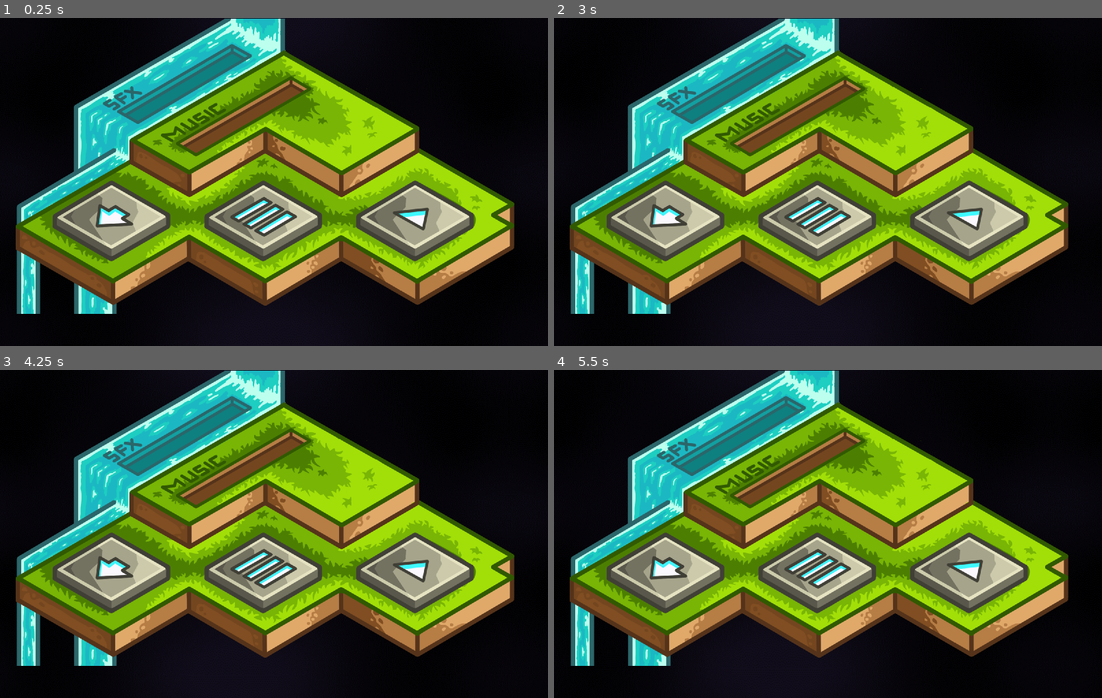
Above: before the commit, frames 1-4 (two rows, left to right).
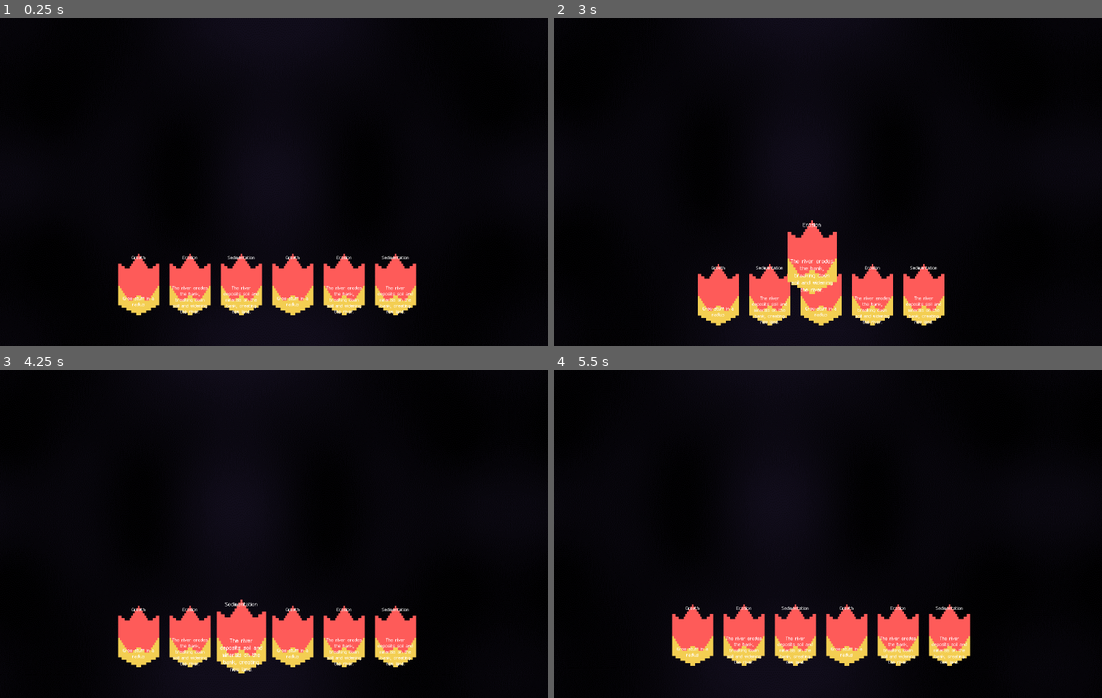
Above: after the commit, the same moments.

Repository: team-fow/riviver
Game: Godot game, scene res://scenes/game/game.tscn
Two runs of this game, one before a commit and one after it. Both use one fixed random seed, a clock stepped at 60 frames per second and the inputs below.
Inputs (mouse positions are in pixels of both pictures, inside the frame that each line leads up to):
- Up to frame 1 (0.25 s): no input
- Up to frame 2 (3 s): click (970, 221) at 0.52 s; click (970, 221) at 1.27 s; click (663, 221) at 2.02 s; tap Enter at 2.75 s; drag from (745, 283) to (882, 109) at 2.77 s
- Up to frame 3 (4.25 s): drag from (241, 635) to (246, 599) at 3.52 s
- Up to frame 4 (5.5 s): move the mouse to (849, 635) at 4.27 s; hold D (move_right) 4.28-5 s; hold Alt (sprint) 4.28-5 s; click (849, 635) at 4.55 s; tap Space at 5 s; drag from (800, 599) to (663, 484) at 5.02 s

The runs differ from the first frame. In frame 1, 55% of the frame differs, in the area x 2-94%, y 0-91%; in frame 2, 56%, in the area x 2-94%, y 0-94%; in frame 3, 55%; in frame 4, 55%.

Commit message:
Erosion Cards (Bugged)

Diff:
--- /dev/null
+++ b/resources/card_info/river_card_info/erosion.tres
@@ -0,0 +1,12 @@
+[gd_resource type="Resource" script_class="RiverCardInfo" load_steps=2 format=3 uid="uid://x7mdprb6j0hq"]
+
+[ext_resource type="Script" path="res://resources/card_info/river_card_info/river_card_info.gd" id="1_mivg8"]
+
+[resource]
+script = ExtResource("1_mivg8")
+targets_water = false
+radius = 2.0
+name = "Erosion"
+material = 0
+material_cost = 0
+text = "The river erodes the bank, breaking down soil and widening the river."
--- /dev/null
+++ b/resources/card_info/river_card_info/river_card_info.gd
@@ -0,0 +1,44 @@
+class_name RiverCardInfo
+extends "res://resources/card_info/card_info.gd"
+
+
+@export var targets_water: bool ## Whether the card targets a water tile (and thus is sedimentation) or not (and thus is erosion)
+@export var radius: float
+
+var water_tiles: Array[Tile.Type] = [Tile.Type.RIVER, Tile.Type.SHALLOW_WATER, Tile.Type.DEEP_WATER]
+var not_erodible: Array[Tile.Type] = [Tile.Type.RIVER, Tile.Type.SHALLOW_WATER, Tile.Type.DEEP_WATER, Tile.Type.YGGDRASIL, Tile.Type.YGGDRASIL_SAPLING, Tile.Type.LIBRARY]
+
+
+# Plays the card, converting the targetted tile into a tile of the result type
+func play(target: Tile):
+	var erodibletiles = erodible_tiles()
+	if not targets_water:
+		target.radiate_effect(func (t): t._set_type(Tile.Type.RIVERBED), radius**2, erodibletiles)
+	else:
+		target.radiate_effect(func (t): t._set_type(Tile.Type.DIRT), radius**2, water_tiles)
+
+
+# Generates an array of all the types of tile that can be eroded
+func erodible_tiles():
+	var all_tiles = Tile.Type.values()
+	for tiletype in not_erodible:
+		all_tiles.erase(tiletype)
+	return all_tiles
+
+
+# Determines whether the card can be played on a certain tile and returns a bool
+func can_be_played(target: Tile) -> bool:
+	if targets_water:
+		if target.type in water_tiles:
+			return true
+		else:
+			return false
+	else:
+		if target.type in erodible_tiles():
+			var neighbors_water = target.get_neighbors().filter(func(t): return t.type in water_tiles)
+			if neighbors_water.size() > 0:
+				return true
+			else:
+				return false
+		else:
+			return false
--- /dev/null
+++ b/resources/card_info/river_card_info/sedimentation.tres
@@ -0,0 +1,12 @@
+[gd_resource type="Resource" script_class="RiverCardInfo" load_steps=2 format=3 uid="uid://c4fuoxe3sk03k"]
+
+[ext_resource type="Script" path="res://resources/card_info/river_card_info/river_card_info.gd" id="1_7f2i6"]
+
+[resource]
+script = ExtResource("1_7f2i6")
+targets_water = true
+radius = 2.0
+name = "Sedimentation"
+material = 0
+material_cost = 0
+text = "The river deposits soil and minerals on the bank, creating new land."
--- /dev/null
+++ b/resources/card_info/tile_card_info/growth.tres
@@ -0,0 +1,13 @@
+[gd_resource type="Resource" script_class="TileCardInfo" load_steps=2 format=3 uid="uid://dx87jrx7ibvqc"]
+
+[ext_resource type="Script" path="res://resources/card_info/tile_card_info/tile_card_info.gd" id="1_w63e3"]
+
+[resource]
+script = ExtResource("1_w63e3")
+recipe_keys = Array[int]([15, 6, 5])
+recipe_vals = Array[int]([12, 5, 11])
+radius = 2.0
+name = "Growth"
+material = 0
+material_cost = 0
+text = "Grow stuff in a radius"
--- a/resources/card_info/tile_card_info/ignite.tres
+++ b/resources/card_info/tile_card_info/ignite.tres
@@ -6,6 +6,7 @@
 script = ExtResource("1_bakit")
 recipe_keys = Array[int]([5, 12, 11, 13])
 recipe_vals = Array[int]([8, 8, 8, 8])
+radius = 1.0
 name = "Ignite"
 material = 0
 material_cost = 0
--- a/resources/card_info/tile_card_info/tile_card_info.gd
+++ b/resources/card_info/tile_card_info/tile_card_info.gd
@@ -4,12 +4,14 @@
 
 @export var recipe_keys: Array[Tile.Type]
 @export var recipe_vals: Array[Tile.Type]
+@export var radius: float
 var recipes: Dictionary
 
 
 # Plays the card, converting the targetted tile into a tile of the result type
 func play(target: Tile):
 	target._set_type(recipe_vals[recipe_keys.find(target.type)])
+	target.radiate_effect(func (t): t._set_type(recipe_vals[recipe_keys.find(target.type)]), radius**2, PackedInt32Array(recipe_keys))
 
 
 # Determines whether the card can be played on a certain tile and returns a bool
--- a/scenes/card/card.tscn
+++ b/scenes/card/card.tscn
@@ -64,3 +64,4 @@
 text = "Description"
 horizontal_alignment = 1
 vertical_alignment = 1
+autowrap_mode = 2
--- a/scenes/game/game.tscn
+++ b/scenes/game/game.tscn
@@ -26,6 +26,7 @@
 color = Color(0, 0, 0, 1)
 
 [node name="UI" parent="." instance=ExtResource("2_42qev")]
+visible = false
 
 [node name="Grid" type="Node2D" parent="."]
 y_sort_enabled = true
@@ -41,9 +42,11 @@
 [node name="Player" type="Node" parent="."]
 script = ExtResource("5_cgng6")
 
-[node name="Hand" parent="Player" instance=ExtResource("6_kslhd")]
-position = Vector2(0, 125)
-scale = Vector2(0.25, 0.25)
+[node name="HandLayer" type="CanvasLayer" parent="Player"]
+
+[node name="Hand" parent="Player/HandLayer" instance=ExtResource("6_kslhd")]
+position = Vector2(900, 900)
+scale = Vector2(0.75, 0.75)
 
 [node name="Clock" type="CanvasModulate" parent="."]
 script = ExtResource("5_5kbi3")
--- a/scenes/hand/hand.gd
+++ b/scenes/hand/hand.gd
@@ -16,9 +16,15 @@
 
 
 func _ready() -> void:
-	for i in 5:
+	for i in 2:
 		var card = load("res://scenes/card/card.tscn").instantiate()
-		card.info = load("res://resources/card_info/tile_card_info/ignite.tres")
+		card.info = load("res://resources/card_info/tile_card_info/growth.tres")
+		add_card(card)
+		card = load("res://scenes/card/card.tscn").instantiate()
+		card.info = load("res://resources/card_info/river_card_info/erosion.tres")
+		add_card(card)
+		card = load("res://scenes/card/card.tscn").instantiate()
+		card.info = load("res://resources/card_info/river_card_info/sedimentation.tres")
 		add_card(card)
 
 # modifying list
